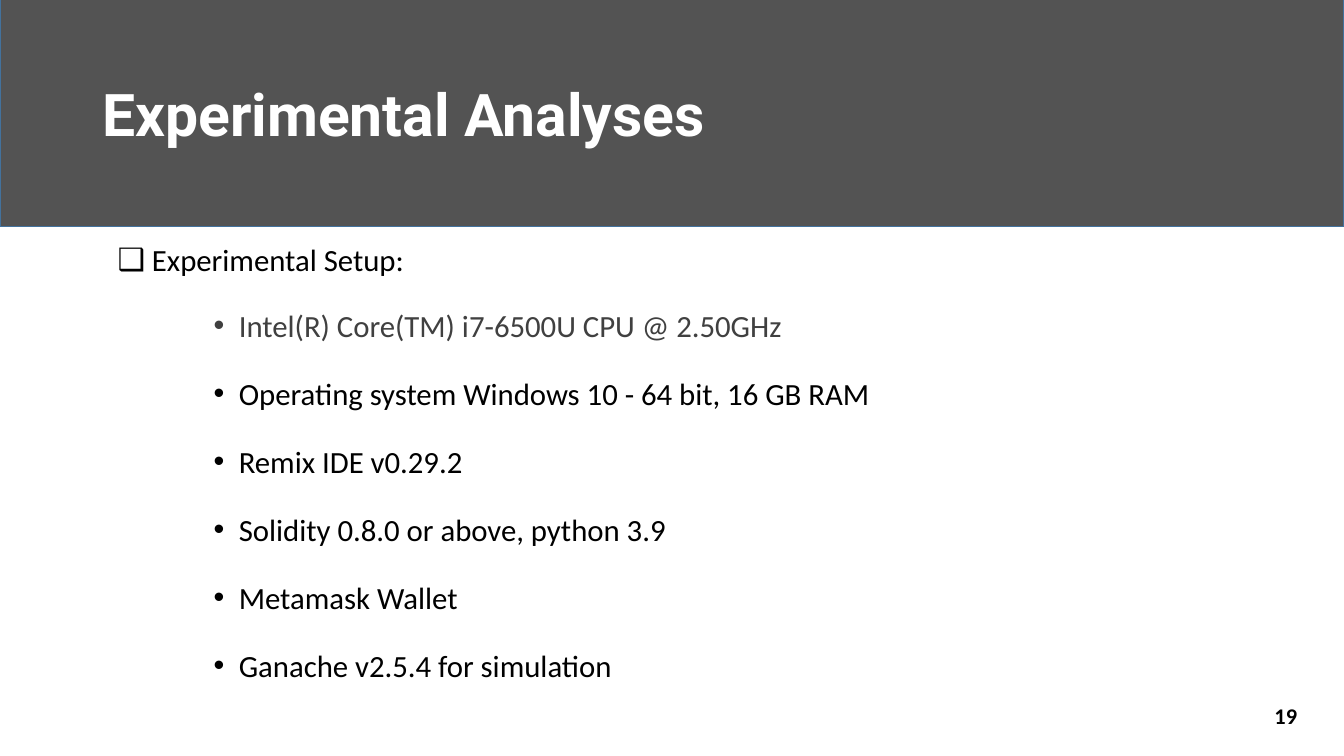
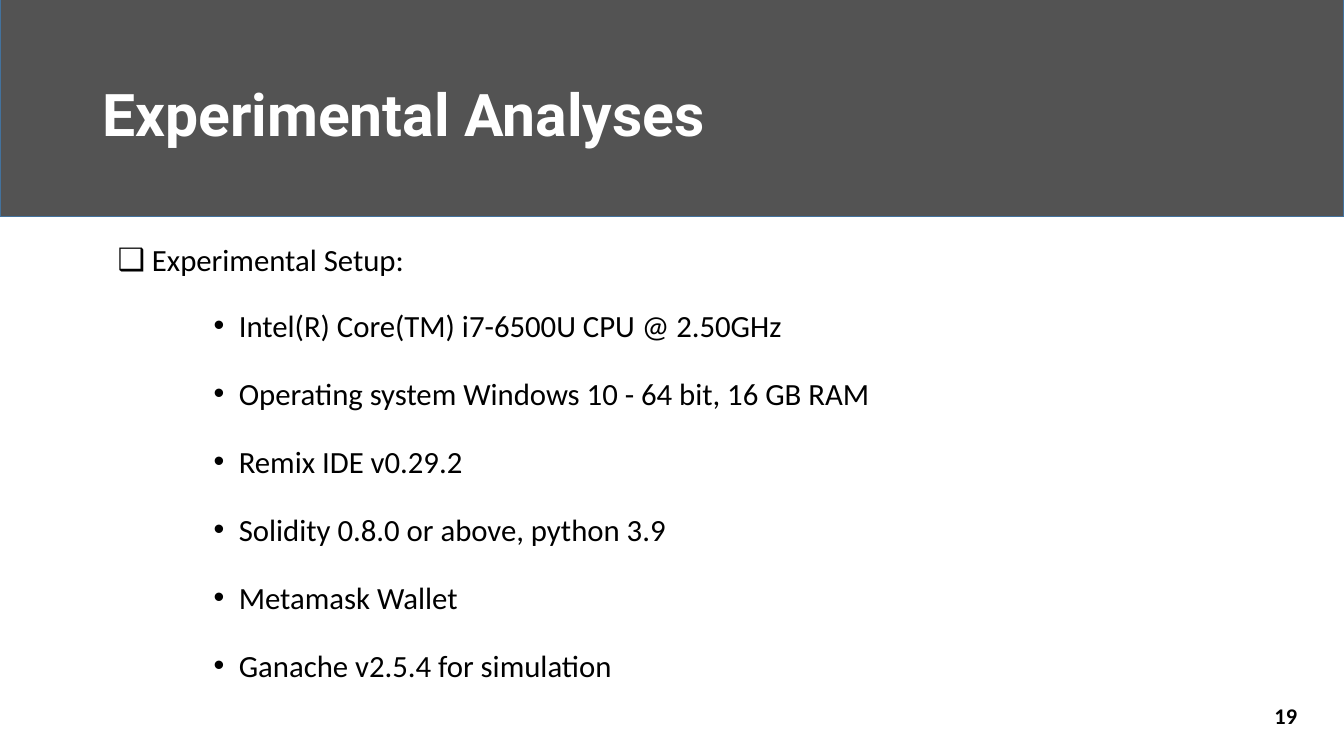
Before and after one commit to Nafi-13/Thesis, a slide deck: slide 19 of 1707013.pptx. Drawn at 1344x756 pixels with LibreOffice and Linux fonts; fonts in the diff are those of the drawing. Boxes give left, top, right and bottom in pixels: in the first picture for what was removed or moved away, otherwise in the second. Text is boxed around its words. In the diff, an @@ line names an element or a change of style, - is before the commit and + after.

```diff
--- a/1707013.pptx
+++ b/1707013.pptx
@@ rectangle: place and size @@
-rectangle at [0, 0, 1344, 227]
+rectangle at [0, 0, 1344, 217]
@@ text at [239, 314, 781, 341]: text colour #404040 to #000000 in "Intel(R) Core(TM) i7-6500U CPU @ 2.50GHz" @@
```
Also in this commit, not shown: 14 other slides changed, 1 other file.
